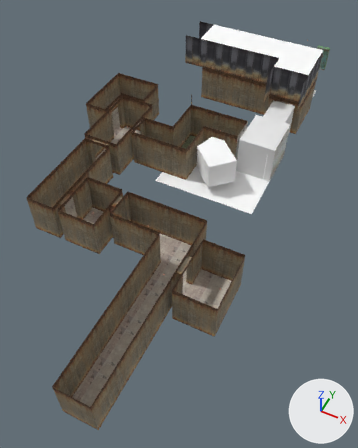
What one commit did to the COLLADA model assets/gen2.dae.
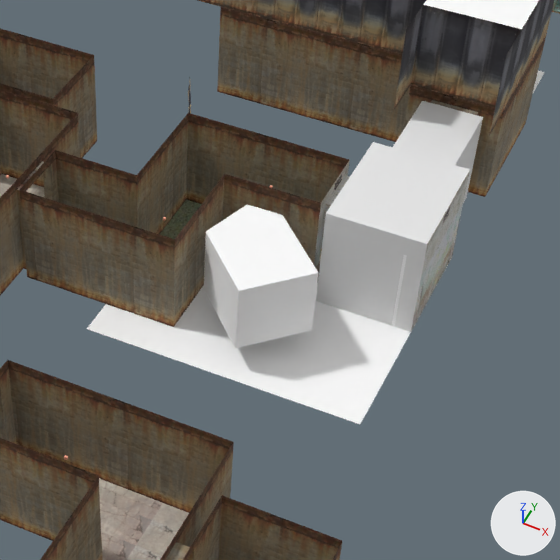
Old and new are each drawn whole from a camera (50 mm lens) standing at (11.31, -26.14, 18.97) and looking at (3.35, -10.21, -0.95) and again close up on the part from 35% to 90% of the width and 14% to 58% of the height. Lighting does not change. The marker at lower right points along +X, +Y and +Z. Where no turn or scale is listed for an object, it has been applied to the vertices. Vertices at the same position are counted once.

The first close-up shows 'Chris', 'convex', 'corrugation_2.006', 'corrugation_2.007', 'corrugation_2.009', 'group_12', 'group_14', 'group_17', 'group_18', 'group_21', 'group_22', 'group_6', 'rectlight_rlmossy_y'.
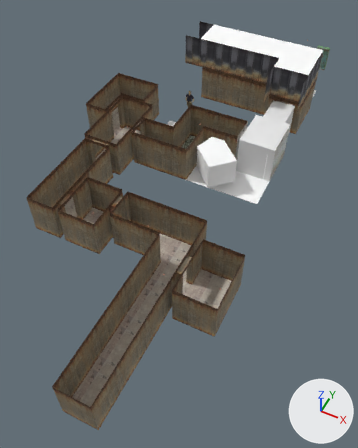
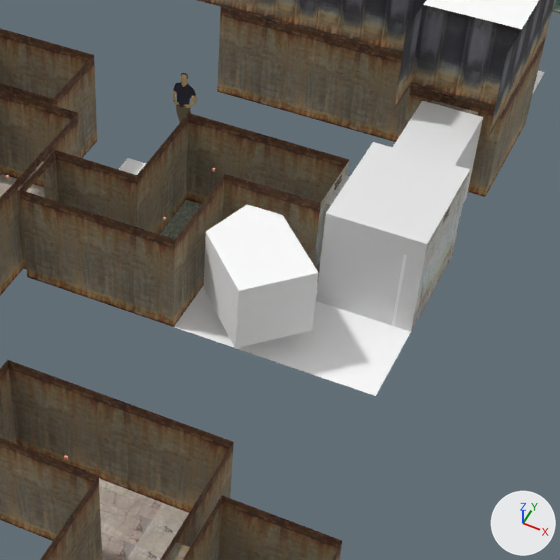
Pixel boxes [x1, y1, x2, y2] of what changed, in the close-ups (560 x 560 px):
'rectlight_rlmossy_y', reshaped, moved
    before: [87, 265, 448, 424]
    after: [118, 158, 411, 396]
'Chris', turned
    before: [188, 85, 191, 113]
    after: [173, 73, 197, 122]

The edits, one by one:
me_rectlight_rlmossy_y has 4 vertices, 2 faces and spans x 0.0..5.7, y 0.0..5.25, z 0.0.
me_rectlight_rlmossy_y is used by ob_rectlight_rlmossy_y; location (1.1, -8.65, -0.01).
Part 1, on me_rectlight_rlmossy_y:
Vertex 1 of me_rectlight_rlmossy_y moves from (5.7, 5.25, 0.0) at pixel (452, 257) to (7.5, 4.45, 0.0) at pixel (452, 256).
Vertex 2 of me_rectlight_rlmossy_y moves from (0.0, 5.25, 0.0) to (0.0, 4.45, 0.0) at pixel (127, 157).
Vertex 3 of me_rectlight_rlmossy_y moves from (5.7, 0.0, 0.0) at pixel (360, 424) to (7.5, 0.0, 0.0) at pixel (375, 396).
Object 'rectlight_rlmossy_y' (ob_rectlight_rlmossy_y) moves from (1.1, -8.65, -0.01) to (-0.7, -7.85, 0.0).
Object 'Chris' (ob_chris) turns from (0, 0, -59) to (0, 0, -178) degrees about x, y and z.
